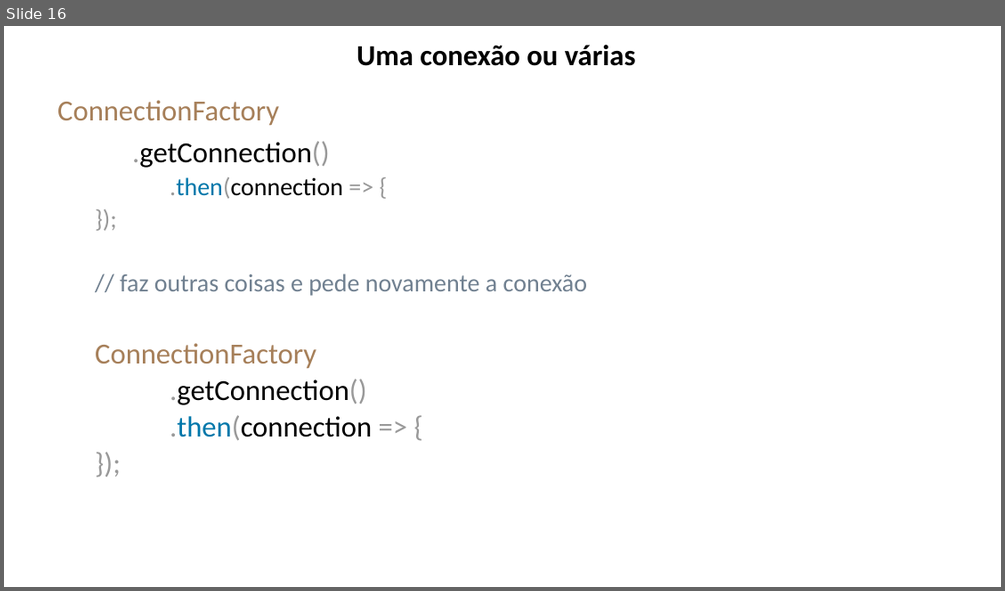
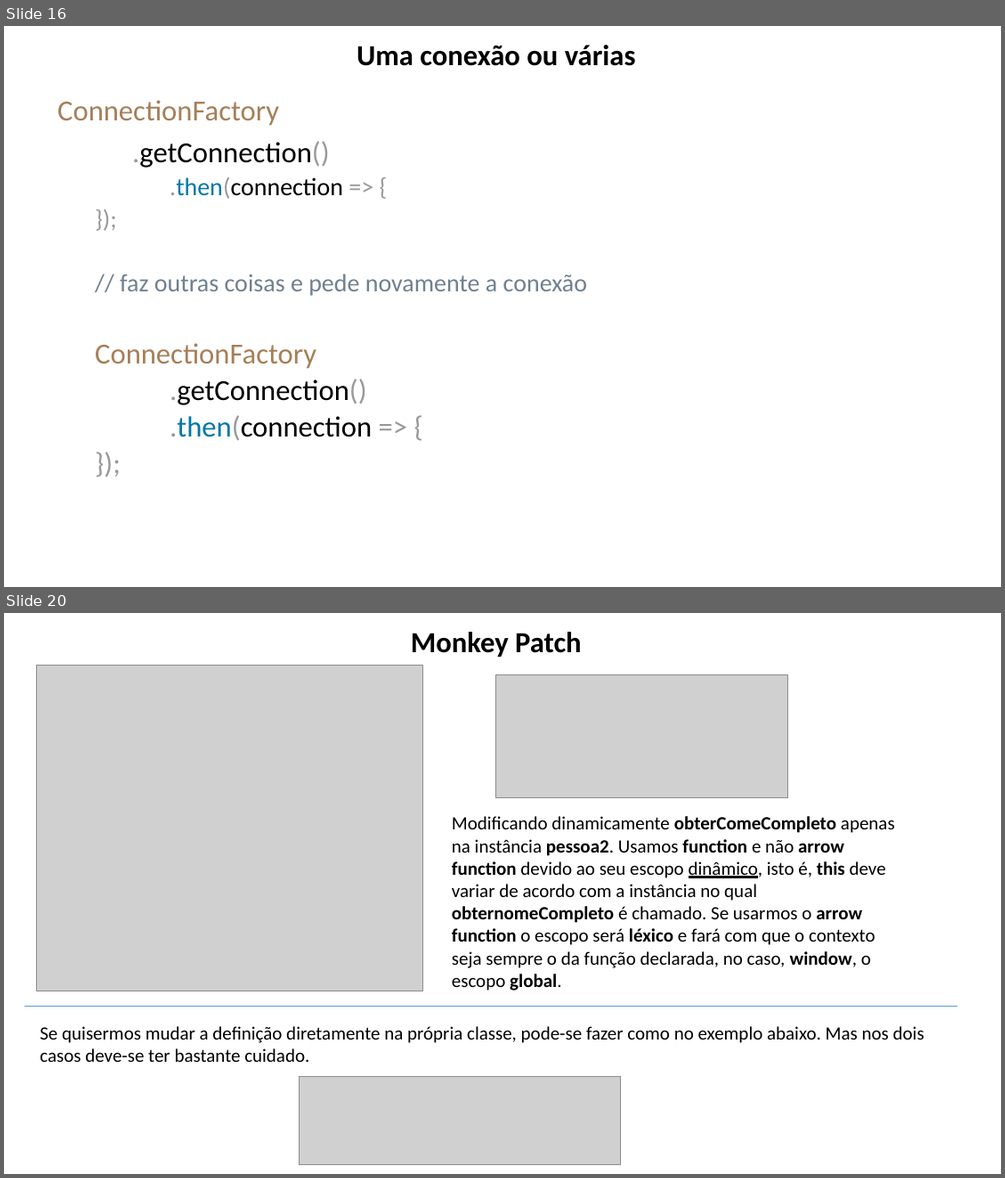
Before and after one commit to lacsousa/js-es6-oo-pp-avanc1, a slide deck: docs/JS Avançado 1-2-3-resumo.pptx. Shown one above the other, each under a label of ours: slide 16 before the commit, slides 16 and 20 after it; the slides between them are not shown. The pictures are 1005x591 and 1005x1178 pixels, drawn with LibreOffice and Linux fonts; fonts in the diff are those of the drawing; grey boxes stand for pictures. Boxes give left, top, right and bottom in pixels: in the first picture for what was removed or moved away, otherwise in the second. Text is boxed around its words. In the diff, an @@ line names an element or a change of style, - is before the commit and + after.

Commit message:
Constantes e Monkey Patch

```diff
--- a/docs/JS Avançado 1-2-3-resumo.pptx
+++ b/docs/JS Avançado 1-2-3-resumo.pptx
@@ slide 20 added at (x1=4, y1=613, x2=1001, y2=1174), background #FFFFFF @@
@@ title added at (x1=411, y1=632, x2=582, y2=657), 28 pt, text #000000, bold @@
+Monkey Patch
@@ picture added at (x1=36, y1=666, x2=423, y2=990) @@
@@ picture added at (x1=496, y1=675, x2=788, y2=798) @@
@@ text added at (x1=452, y1=816, x2=895, y2=990), 18 pt, text #000000 @@
+Modificando dinamicamente obterComeCompleto apenas na instância pessoa2. Usamos function e não arrow function devido ao seu escopo dinâmico, isto é, this deve variar de acordo com a instância no qual obternomeCompleto é chamado. Se usarmos o arrow function o escopo será léxico e fará com que o contexto seja sempre o da função declarada, no caso, window, o escopo global.
@@ line added from (24, 1006) to (957, 1006), #5B9BD5 0.5 pt @@
@@ text added at (x1=40, y1=1026, x2=924, y2=1062), 18 pt, text #000000 @@
+Se quisermos mudar a definição diretamente na própria classe, pode-se fazer como no exemplo abaixo. Mas nos dois casos deve-se ter bastante cuidado.
@@ picture added at (x1=299, y1=1076, x2=621, y2=1165) @@
```
Also in this commit, not shown: 1 slide changed, 7 other slides added, 1 slide removed, 2 other files.
